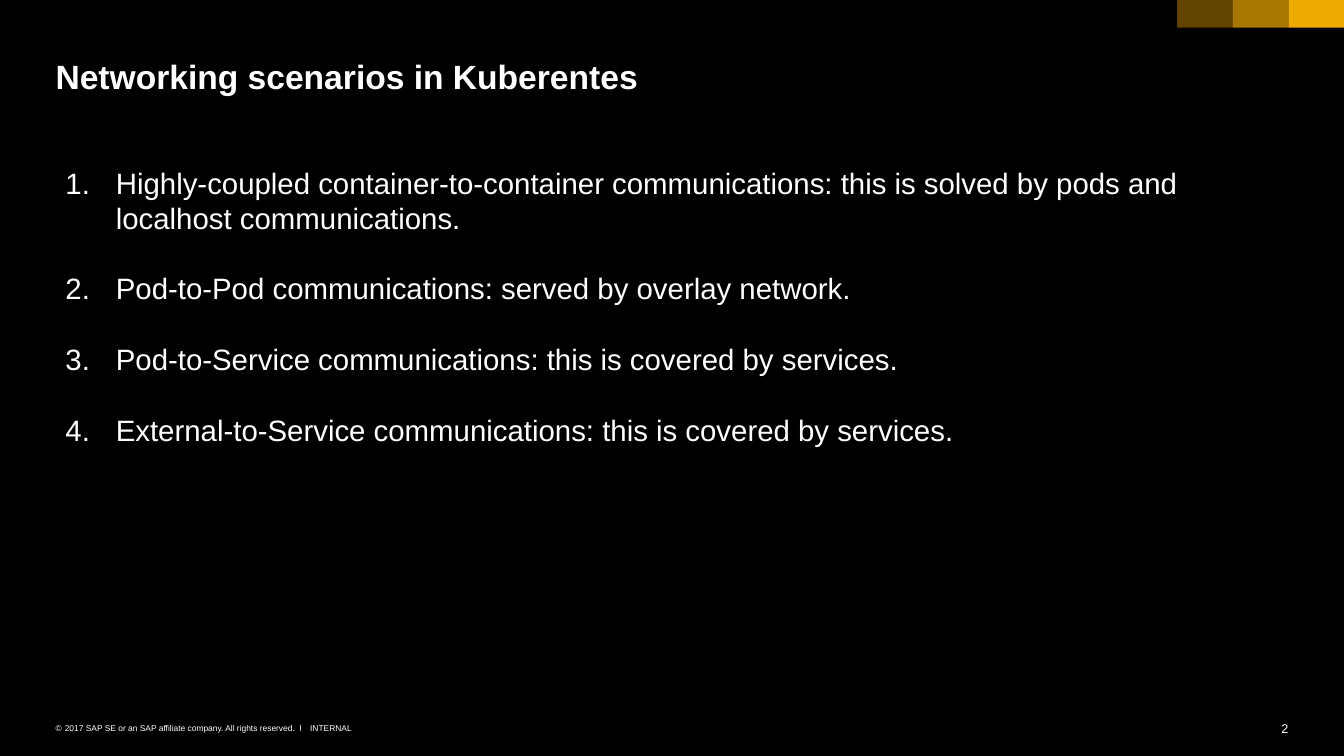
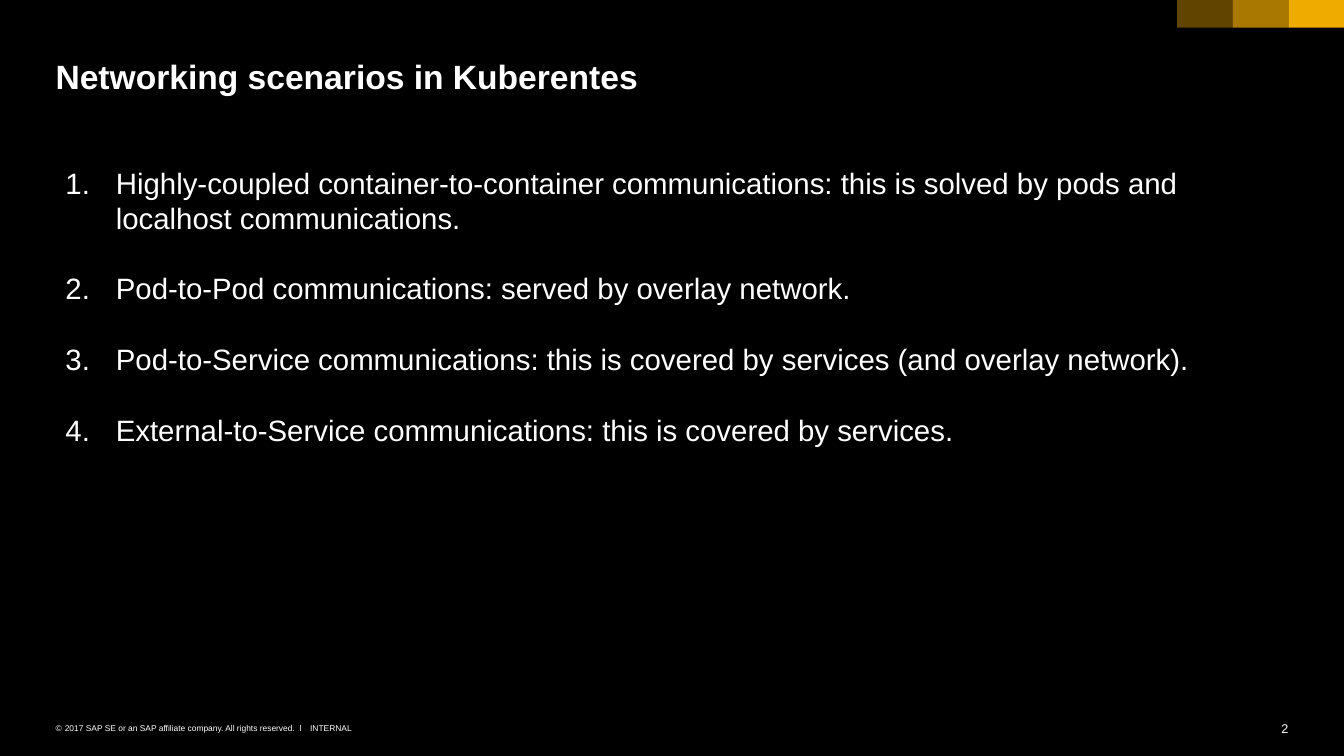
Before and after one commit to cuijiyao01/docker-k8s-training, a slide deck: slide 2 of kubernetes/04_networking_services.pptx. Drawn at 1344x756 pixels with LibreOffice and Linux fonts; fonts in the diff are those of the drawing. Boxes give left, top, right and bottom in pixels: in the first picture for what was removed or moved away, otherwise in the second. Text is boxed around its words. In the diff, an @@ line names an element or a change of style, - is before the commit and + after.

```diff
--- a/kubernetes/04_networking_services.pptx
+++ b/kubernetes/04_networking_services.pptx
@@ text at bbox=[116, 348, 1188, 376]: text changed @@
-3. Pod-to-Service communications: this is covered by services.
+3. Pod-to-Service communications: this is covered by services (and overlay network).
```
Also in this commit, not shown: 1 other slide changed, 4 other files.
